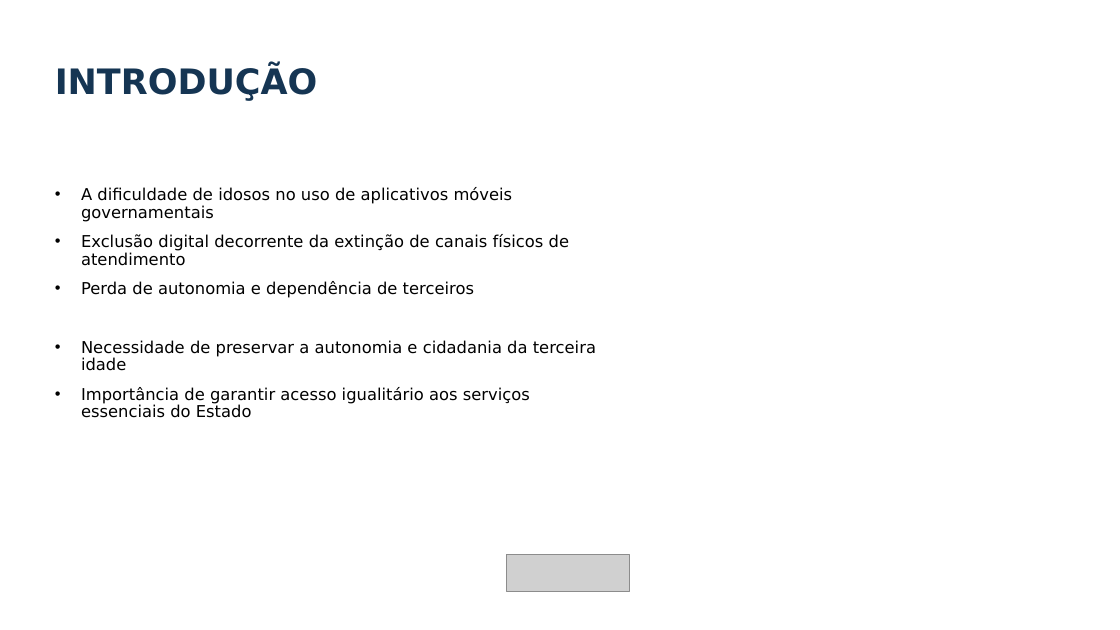
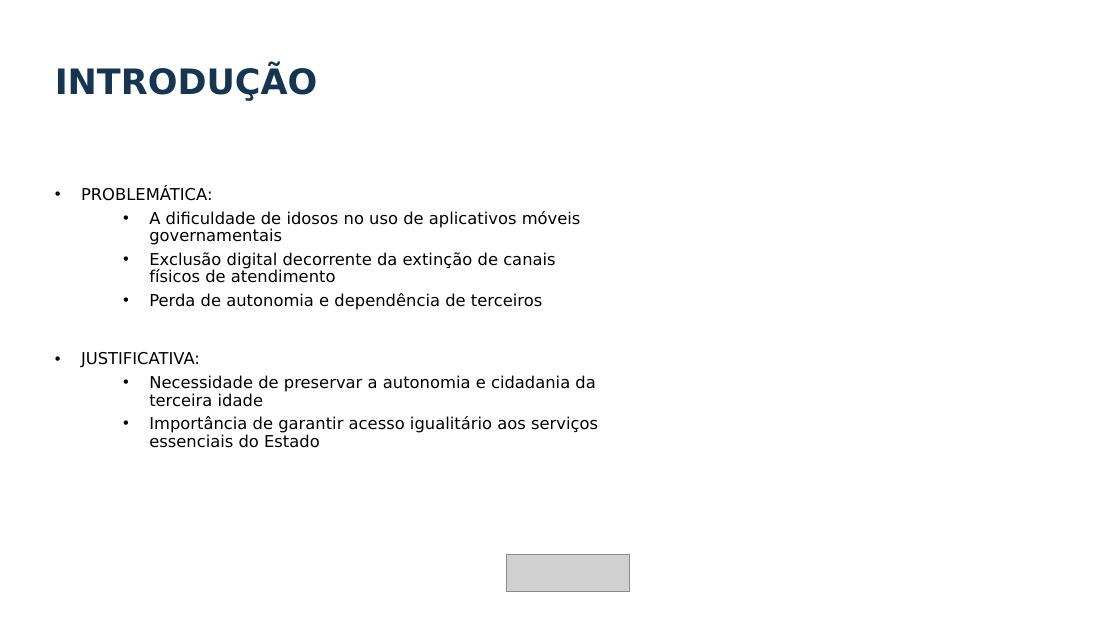
Before and after one commit to BrunoGCosta90/ProjetoDesignProfissional, a slide deck: slide 3 of Apresentação.pptx. Drawn at 1120x630 pixels with LibreOffice and Linux fonts; fonts in the diff are those of the drawing; grey boxes stand for pictures; background and template pictures are left out. Boxes give left, top, right and bottom in pixels: in the first picture for what was removed or moved away, otherwise in the second. Text is boxed around its words. In the diff, an @@ line names an element or a change of style, - is before the commit and + after.

```diff
--- a/Apresentação.pptx
+++ b/Apresentação.pptx
@@ text at bbox=[81, 186, 212, 201]: paragraph added @@
+• PROBLEMÁTICA:
@@ text at bbox=[149, 211, 598, 448]: list level 1 to 2 in "A dificuldade de idosos no ..."; list level 1 to 2 in "Exclusão digital decorrente da extinção ..."; list level 1 to 2 in "Perda de autonomia e dependência ..."; list level 1 to 2 in "Necessidade de preservar a autonomia ..."; list level 1 to 2 in "Importância de garantir acesso igualitário ..." @@
@@ text at bbox=[81, 352, 200, 367]: paragraph added @@
+• JUSTIFICATIVA:
```
Also in this commit, not shown: 2 other slides changed, 1 slide added, 1 slide removed.
